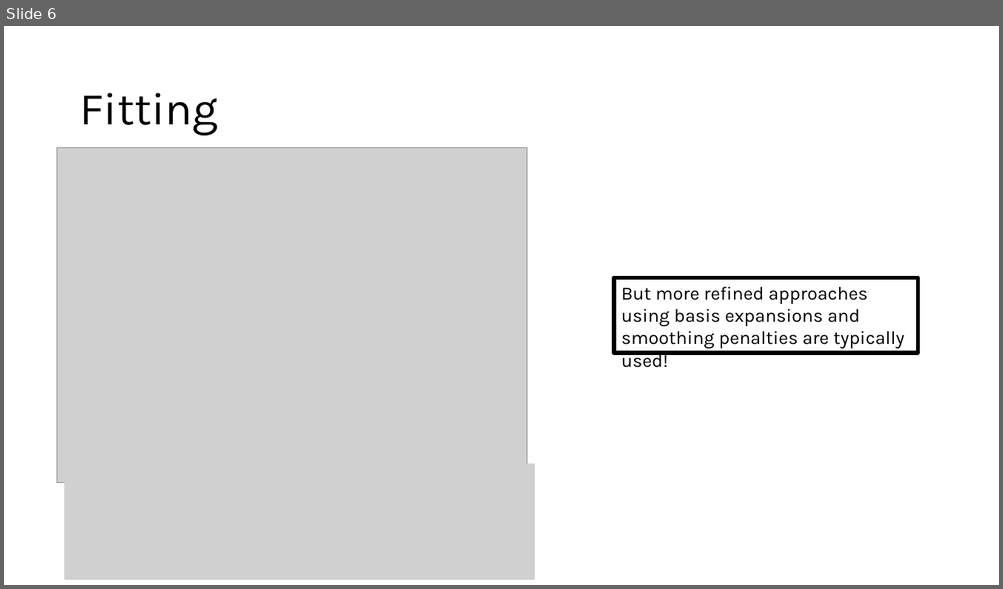
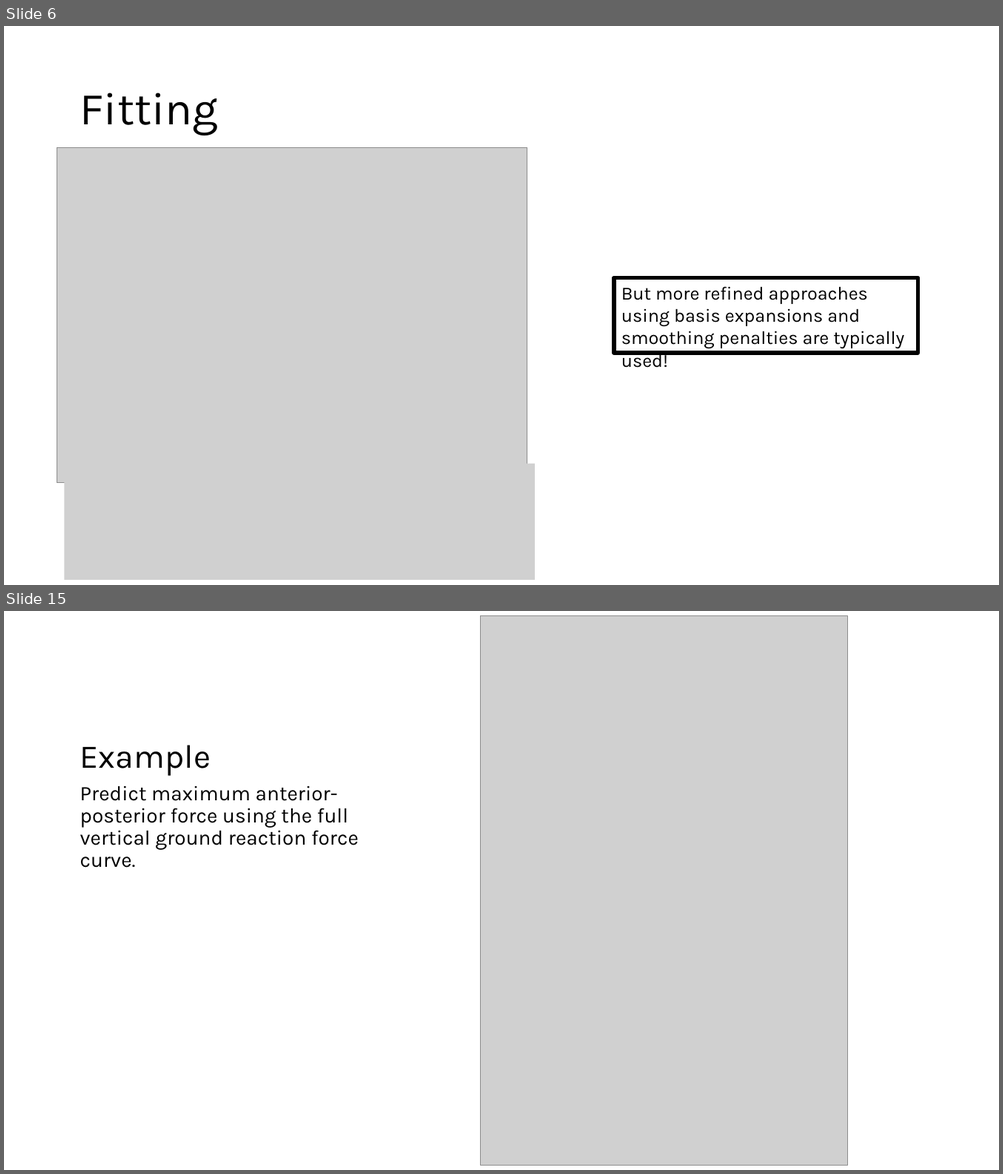
Before and after one commit to edwardgunning/ISBS-Short-Course, a slide deck: slides/05-fregression.pptx. Shown one above the other, each under a label of ours: slide 6 before the commit, slides 6 and 15 after it; the slides between them are not shown. The pictures are 1003x589 and 1003x1174 pixels, drawn with LibreOffice and Linux fonts; fonts in the diff are those of the drawing; grey boxes stand for pictures; background and template pictures are left out. Boxes give left, top, right and bottom in pixels: in the first picture for what was removed or moved away, otherwise in the second. Text is boxed around its words. In the diff, an @@ line names an element or a change of style, - is before the commit and + after.

```diff
--- a/slides/05-fregression.pptx
+++ b/slides/05-fregression.pptx
@@ slide 15 added at [4, 611, 999, 1170], background #FFFFFF @@
@@ picture added at [481, 615, 847, 1165] @@
@@ title added at [80, 745, 210, 776], 32 pt, text #000000 @@
+Example
@@ text added at [80, 786, 358, 868], 20 pt, text #000000 @@
+Predict maximum anterior-posterior force using the full vertical ground reaction force curve.
```
Also in this commit, not shown: 8 other slides added.
